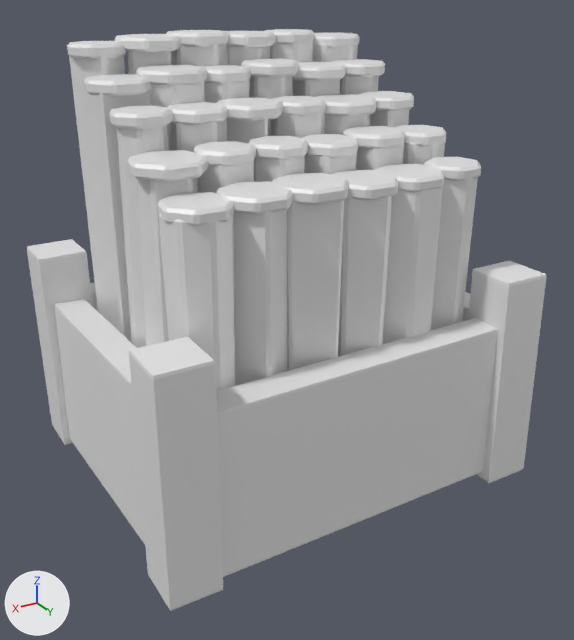
Renders of the OBJ model assets/variants/stoker_rack_upright.obj from each side of a commit.
One viewpoint serves both versions: a camera (50 mm lens) standing at (1.075, 1.861, 1.354) and looking at (0.002, 0.073, 0.46). Arrows for +X, +Y and +Z are at lower left; the lights stay in place. The older version comes first. Where no turn or scale is listed for an object, it has been applied to the vertices.

The first picture shows 'stoker_rack_upright'.
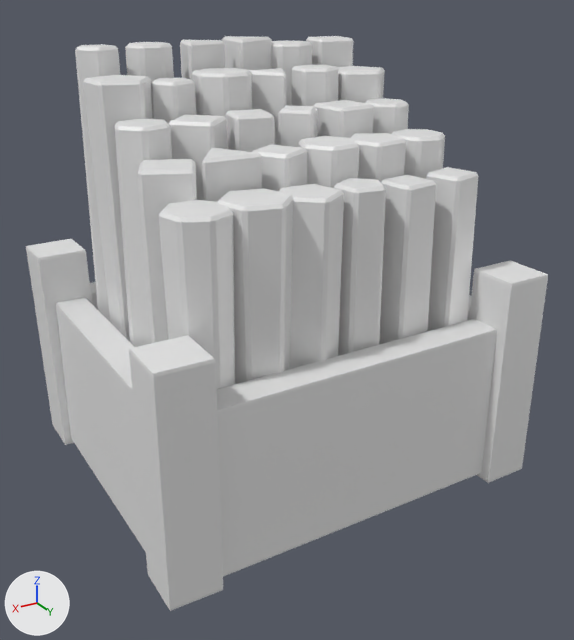
What differs and where, as boxes [x1, y1, x2, y2] in the pictures (574 x 640 px; the box of a moved part takes in the faces that stretch with it):
'stoker_rack_upright', reshaped: before [27, 29, 547, 611]; after [26, 36, 548, 611]
part 1 of me_stoker_rack_upright, moved or reshaped: before [254, 156, 305, 182]; after [334, 178, 386, 356]
part 2 of me_stoker_rack_upright, moved or reshaped: before [216, 318, 498, 577]; after [216, 319, 497, 576]
part 3 of me_stoker_rack_upright, moved or reshaped: before [54, 298, 145, 544]; after [56, 297, 146, 552]
part 4 of me_stoker_rack_upright, moved or reshaped (mostly hidden): before [462, 292, 470, 321]; after [467, 295, 471, 320]
part 5 of me_stoker_rack_upright, moved or reshaped: before [129, 337, 223, 611]; after [129, 335, 223, 611]
part 6 of me_stoker_rack_upright, moved or reshaped: before [27, 239, 93, 445]; after [26, 239, 92, 445]
part 7 of me_stoker_rack_upright, moved or reshaped: before [468, 261, 547, 483]; after [469, 261, 548, 483]
part 8 of me_stoker_rack_upright, rebuilt: before [382, 187, 443, 344]; after [379, 175, 436, 345]
part 9 of me_stoker_rack_upright, rebuilt (9% wider): before [117, 126, 169, 348]; after [115, 119, 172, 347]
part 10 of me_stoker_rack_upright, rebuilt: before [325, 114, 370, 135]; after [314, 100, 374, 138]
part 11 of me_stoker_rack_upright, rebuilt: before [271, 111, 325, 138]; after [278, 105, 317, 147]
part 12 of me_stoker_rack_upright, rebuilt: before [403, 142, 445, 165]; after [392, 129, 445, 179]
part 13 of me_stoker_rack_upright, rebuilt: before [313, 43, 358, 62]; after [306, 36, 354, 67]
part 14 of me_stoker_rack_upright, rebuilt: before [150, 80, 205, 151]; after [151, 78, 197, 123]
part 15 of me_stoker_rack_upright, rebuilt: before [270, 41, 313, 62]; after [271, 40, 312, 106]
part 16 of me_stoker_rack_upright, rebuilt: before [249, 76, 293, 136]; after [249, 68, 286, 145]
part 17 of me_stoker_rack_upright, rebuilt (8% wider): before [430, 176, 478, 331]; after [426, 167, 478, 331]
part 18 of me_stoker_rack_upright, deleted: before [69, 44, 481, 386]
part 19 of me_stoker_rack_upright, moved or reshaped: before [67, 29, 446, 215]; after [75, 36, 409, 384]

Patch to the scene script:
```diff
--- a/assets/variants/stoker_rack_upright.obj.py
+++ b/assets/variants/stoker_rack_upright.obj.py
@@ me_stoker_rack_upright @@
-me_stoker_rack_upright.from_pydata(...)  # 2376 vertices, 4480 faces; spans x -0.572..0.574, y -0.494..0.496, z -0.003..1.217
+me_stoker_rack_upright.from_pydata(...)  # 1086 vertices, 2020 faces; spans x -0.574..0.574, y -0.493..0.494, z -0.001..1.197
+# me_stoker_rack_upright part 1: the loose piece of 30 vertices spanning x 0.012..0.146, y 0.082..0.22, z 0.085..0.967 is multiplied about its middle by the matrix ((0.914, 0.407, 0.0), (-0.407, 0.914, 0.0), (0.0, 0.0, 0.913)), then moved by (-0.149, 0.146, -0.037)
+# me_stoker_rack_upright part 2: the loose piece of 24 vertices spanning x -0.534..0.531, y 0.374..0.467, z 0.014..0.485 is multiplied about its middle by the matrix ((1.0, -0.006, -0.011), (0.006, 1.0, -0.013), (0.011, 0.013, 1.0)), then moved by (0.0, -0.002, -0.001)
+# me_stoker_rack_upright part 3: the loose piece of 24 vertices spanning x 0.446..0.551, y -0.472..0.475, z 0.014..0.487 is multiplied about its middle by the matrix ((1.0, 0.02, -0.004), (-0.02, 1.0, 0.006), (0.004, -0.006, 1.0)), then moved by (0.003, -0.001, 0.0)
+# me_stoker_rack_upright part 4: the loose piece of 24 vertices spanning x -0.552..-0.451, y -0.472..0.474, z 0.015..0.487 is multiplied about its middle by the matrix ((1.0, -0.02, 0.009), (0.019, 1.0, 0.024), (-0.01, -0.024, 1.0)), then moved by (0.002, -0.003, 0.0)
+# me_stoker_rack_upright part 5: the loose piece of 24 vertices spanning x 0.427..0.571, y 0.346..0.495, z -0.003..0.619 is multiplied about its middle by the matrix ((1.0, 0.004, -0.005), (-0.004, 1.0, -0.009), (0.005, 0.009, 1.0)), then moved by (0.0, 0.001, 0.003)
+# me_stoker_rack_upright part 6: the loose piece of 24 vertices spanning x 0.427..0.574, y -0.492..-0.348, z -0.002..0.62 is multiplied about its middle by the matrix ((1.0, -0.002, 0.002), (0.002, 1.0, -0.018), (-0.002, 0.018, 1.0)), then moved by (0.0, 0.001, 0.002)
+# me_stoker_rack_upright part 7: the loose piece of 24 vertices spanning x -0.572..-0.426, y 0.347..0.496, z -0.001..0.622 is multiplied about its middle by the matrix ((1.0, -0.021, -0.011), (0.021, 1.0, 0.009), (0.01, -0.01, 1.0)), then moved by (-0.001, -0.001, 0.0)
+# me_stoker_rack_upright part 8: the loose piece of 42 vertices spanning x -0.311..-0.135, y 0.211..0.385, z 0.092..0.89 is rebuilt with 24 vertices and now spans x -0.29..-0.154, y 0.232..0.368, z 0.097..0.881
+# me_stoker_rack_upright part 9: the loose piece of 42 vertices spanning x 0.298..0.444, y -0.069..0.074, z 0.084..1.048 is rebuilt with 36 vertices and now spans x 0.286..0.452, y -0.078..0.086, z 0.094..1.034
+# me_stoker_rack_upright part 10: the loose piece of 42 vertices spanning x -0.31..-0.13, y -0.087..0.093, z 0.098..1.034 is rebuilt with 24 vertices and now spans x -0.292..-0.152, y -0.067..0.074, z 0.096..1.035
+# me_stoker_rack_upright part 11: the loose piece of 42 vertices spanning x -0.145..0.0, y -0.07..0.076, z 0.09..1.041 is rebuilt with 24 vertices and now spans x -0.152..0.005, y -0.074..0.083, z 0.092..1.036
+# me_stoker_rack_upright part 12: the loose piece of 42 vertices spanning x -0.444..-0.295, y 0.08..0.226, z 0.096..0.957 is rebuilt with 42 vertices and now spans x -0.451..-0.284, y 0.066..0.235, z 0.089..0.964
+# me_stoker_rack_upright part 13: the loose piece of 36 vertices spanning x -0.458..-0.281, y -0.381..-0.204, z 0.102..1.181 is rebuilt with 24 vertices and now spans x -0.435..-0.304, y -0.358..-0.227, z 0.095..1.187
+# me_stoker_rack_upright part 14: the loose piece of 36 vertices spanning x 0.133..0.312, y -0.23..-0.058, z 0.083..1.123 is rebuilt with 30 vertices and now spans x 0.156..0.296, y -0.217..-0.072, z 0.095..1.111
+# me_stoker_rack_upright part 15: the loose piece of 36 vertices spanning x -0.295..-0.149, y -0.365..-0.219, z 0.086..1.194 is rebuilt with 42 vertices and now spans x -0.307..-0.135, y -0.375..-0.207, z 0.099..1.179
+# me_stoker_rack_upright part 16: the loose piece of 30 vertices spanning x -0.15..0.001, y -0.212..-0.066, z 0.08..1.125 is rebuilt with 18 vertices and now spans x -0.141..-0.004, y -0.187..-0.067, z 0.087..1.119
+# me_stoker_rack_upright part 17: the loose piece of 30 vertices spanning x -0.437..-0.3, y 0.237..0.37, z 0.085..0.895 is rebuilt with 24 vertices and now spans x -0.445..-0.297, y 0.224..0.373, z 0.095..0.884
+# me_stoker_rack_upright part 18: 26 loose pieces with 810 vertices, spanning x -0.449..0.454, y -0.372..0.39, z 0.081..1.201, are deleted
+# me_stoker_rack_upright part 19: 924 vertices removed from x -0.464..0.463, y -0.386..0.389, z 0.879..1.217; 534 vertices added at x -0.461..0.453, y -0.369..0.388, z 0.08..1.197
+# other edits to the shape of me_stoker_rack_upright do not show in these pictures
 me_stoker_rack_upright.materials.append(mat_wood)
```
